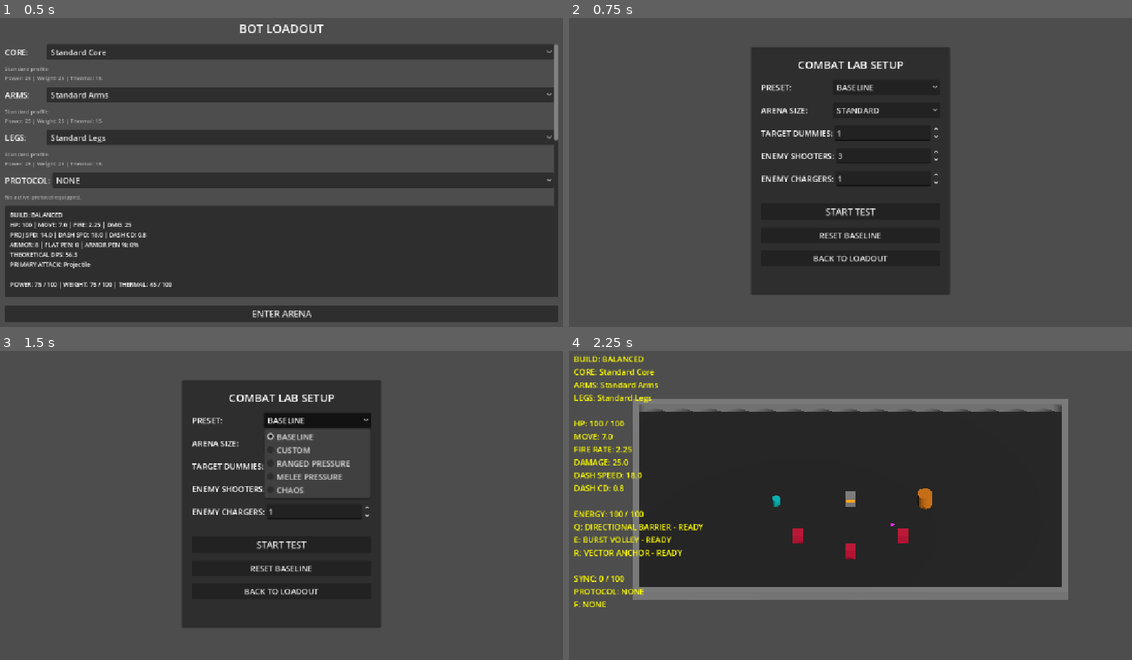
Above: before the commit, frames 1-4 (two rows, left to right).
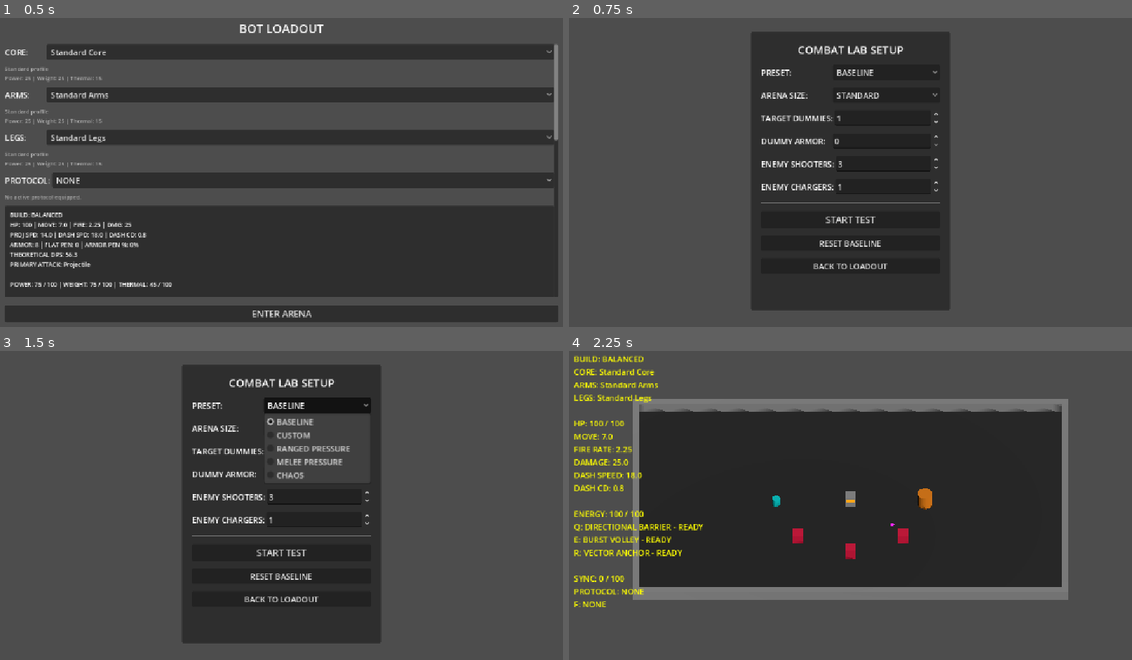
Above: after the commit, the same moments.

Repository: zwordup-sudo/BotArena
Game: Godot game, scene res://scenes/loadout_3d.tscn
The game is run twice, just before and just after one commit, with the same random seed, the same clock (stepped at 60 frames per second) and the same inputs.
Inputs:
- Up to frame 1 (0.5 s): no input
- Up to frame 2 (0.75 s): click "ENTER ARENA" at 0.5 s
- Up to frame 3 (1.5 s): click "BASELINE" at 1.25 s
- Up to frame 4 (2.25 s): click "START TEST" at 2 s

Frame 1 is identical in both runs. In frame 2, 7.0% of the frame differs, in the area x 32-68%, y 4-95%; in frame 3, 9.4%; in frame 4, nothing differs.

Commit message:
feat: validate configurable armor test lab

Diff:
--- a/scenes/combat_lab_setup_3d.tscn
+++ b/scenes/combat_lab_setup_3d.tscn
@@ -19,9 +19,9 @@
 anchor_right = 0.5
 anchor_bottom = 0.5
 offset_left = -200.0
-offset_top = -250.0
+offset_top = -280.0
 offset_right = 200.0
-offset_bottom = 250.0
+offset_bottom = 280.0
 grow_horizontal = 2
 grow_vertical = 2
 
@@ -83,6 +83,22 @@
 max_value = 8.0
 value = 1.0
 
+[node name="DummyArmorContainer" type="HBoxContainer" parent="Panel/VBox"]
+layout_mode = 2
+
+[node name="Label" type="Label" parent="Panel/VBox/DummyArmorContainer"]
+custom_minimum_size = Vector2(140, 0)
+layout_mode = 2
+text = "DUMMY ARMOR:"
+
+[node name="DummyArmorSpin" type="SpinBox" parent="Panel/VBox/DummyArmorContainer"]
+layout_mode = 2
+size_flags_horizontal = 3
+min_value = 0.0
+max_value = 100.0
+step = 5.0
+value = 0.0
+
 [node name="ShooterContainer" type="HBoxContainer" parent="Panel/VBox"]
 layout_mode = 2
 
--- a/scripts/combat_lab_setup.gd
+++ b/scripts/combat_lab_setup.gd
@@ -2,6 +2,7 @@
 
 @onready var size_selector: OptionButton = $Panel/VBox/SizeContainer/SizeSelector
 @onready var dummy_spin: SpinBox = $Panel/VBox/DummyContainer/DummySpin
+@onready var dummy_armor_spin: SpinBox = $Panel/VBox/DummyArmorContainer/DummyArmorSpin
 @onready var shooter_spin: SpinBox = $Panel/VBox/ShooterContainer/ShooterSpin
 @onready var charger_spin: SpinBox = $Panel/VBox/ChargerContainer/ChargerSpin
 @onready var preset_selector: OptionButton = $Panel/VBox/PresetContainer/PresetSelector
@@ -32,6 +33,7 @@
 		if size_idx != -1:
 			size_selector.selected = size_idx
 		dummy_spin.value = config.dummy_count
+		dummy_armor_spin.value = config.dummy_armor
 		shooter_spin.value = config.shooter_count
 		charger_spin.value = config.charger_count
 
@@ -40,6 +42,7 @@
 	preset_selector.item_selected.connect(_on_preset_selected)
 	size_selector.item_selected.connect(_on_val_changed)
 	dummy_spin.value_changed.connect(_on_val_changed)
+	dummy_armor_spin.value_changed.connect(_on_val_changed)
 	shooter_spin.value_changed.connect(_on_val_changed)
 	charger_spin.value_changed.connect(_on_val_changed)
 
@@ -52,30 +55,35 @@
 	if preset_name == "BASELINE":
 		size_selector.selected = 1 # STANDARD
 		dummy_spin.value = 1
+		dummy_armor_spin.value = 0
 		shooter_spin.value = 3
 		charger_spin.value = 1
 	elif preset_name == "RANGED PRESSURE":
 		size_selector.selected = 2 # LARGE
 		dummy_spin.value = 1
+		dummy_armor_spin.value = 0
 		shooter_spin.value = 6
 		charger_spin.value = 0
 	elif preset_name == "MELEE PRESSURE":
 		size_selector.selected = 2 # LARGE
 		dummy_spin.value = 1
+		dummy_armor_spin.value = 0
 		shooter_spin.value = 1
 		charger_spin.value = 4
 	elif preset_name == "CHAOS":
 		size_selector.selected = 3 # XL
 		dummy_spin.value = 1
+		dummy_armor_spin.value = 0
 		shooter_spin.value = 6
 		charger_spin.value = 3
 
 func _on_val_changed(_val = null) -> void:
 	# If manually tweaking values, mark preset as CUSTOM unless it matches a preset
-	var is_baseline = (size_selector.selected == 1 and dummy_spin.value == 1 and shooter_spin.value == 3 and charger_spin.value == 1)
-	var is_ranged = (size_selector.selected == 2 and dummy_spin.value == 1 and shooter_spin.value == 6 and charger_spin.value == 0)
-	var is_melee = (size_selector.selected == 2 and dummy_spin.value == 1 and shooter_spin.value == 1 and charger_spin.value == 4)
-	var is_chaos = (size_selector.selected == 3 and dummy_spin.value == 1 and shooter_spin.value == 6 and charger_spin.value == 3)
+	var da = int(dummy_armor_spin.value)
+	var is_baseline = (size_selector.selected == 1 and dummy_spin.value == 1 and da == 0 and shooter_spin.value == 3 and charger_spin.value == 1)
+	var is_ranged = (size_selector.selected == 2 and dummy_spin.value == 1 and da == 0 and shooter_spin.value == 6 and charger_spin.value == 0)
+	var is_melee = (size_selector.selected == 2 and dummy_spin.value == 1 and da == 0 and shooter_spin.value == 1 and charger_spin.value == 4)
+	var is_chaos = (size_selector.selected == 3 and dummy_spin.value == 1 and da == 0 and shooter_spin.value == 6 and charger_spin.value == 3)
 
 	if is_baseline:
 		preset_selector.selected = 0
@@ -99,6 +107,7 @@
 	var config = GameSession.get_arena_config()
 	config.arena_size_id = ["SMALL", "STANDARD", "LARGE", "XL"][size_selector.selected]
 	config.dummy_count = int(dummy_spin.value)
+	config.dummy_armor = dummy_armor_spin.value
 	config.shooter_count = int(shooter_spin.value)
 	config.charger_count = int(charger_spin.value)
 
--- a/scripts/data/arena_test_config.gd
+++ b/scripts/data/arena_test_config.gd
@@ -5,3 +5,4 @@
 @export var dummy_count: int = 1
 @export var shooter_count: int = 3
 @export var charger_count: int = 1
+@export var dummy_armor: float = 0.0
--- a/scripts/main_3d.gd
+++ b/scripts/main_3d.gd
@@ -107,6 +107,7 @@
 		var dummy = DUMMY_SCENE.instantiate()
 		dummy.position = spawn_points[idx]
 		$Arena3D.add_child(dummy)
+		dummy.armor = config.dummy_armor
 		idx += 1
 
 	# Spawn Enemy Shooters
--- a/scripts/target_dummy_3d.gd
+++ b/scripts/target_dummy_3d.gd
@@ -1,6 +1,7 @@
 extends Area3D
 
 @export var max_health: float = 100.0
+@export var armor: float = 0.0
 @onready var current_health: float = max_health
 
 func take_damage(amount: float, source: Node = null) -> void:
@@ -9,9 +10,13 @@
 
 	var flat_pen = source.get("flat_armor_penetration") if (source and source.get("flat_armor_penetration") != null) else 0.0
 	var pct_pen = source.get("percent_armor_penetration") if (source and source.get("percent_armor_penetration") != null) else 0.0
-	var target_armor = self.get("armor") if self.get("armor") != null else 0.0
 
-	var final_dmg = load("res://scripts/data/bot_stat_calculator.gd").calculate_armored_damage(amount, target_armor, flat_pen, pct_pen)
+	var effective_armor = max(0.0, armor - flat_pen)
+	effective_armor = effective_armor * (1.0 - clamp(pct_pen, 0.0, 1.0))
+	var final_dmg = load("res://scripts/data/bot_stat_calculator.gd").calculate_armored_damage(amount, armor, flat_pen, pct_pen)
+
+	if armor > 0.0:
+		print("DUMMY HIT | RAW: ", snapped(amount, 0.01), " | ARMOR: ", int(armor), " | EFF ARMOR: ", snapped(effective_armor, 0.01), " | FINAL: ", snapped(final_dmg, 0.01))
 
 	current_health = clamp(current_health - final_dmg, 0.0, max_health)
 	print("TargetDummy3D remaining health: ", int(current_health))
